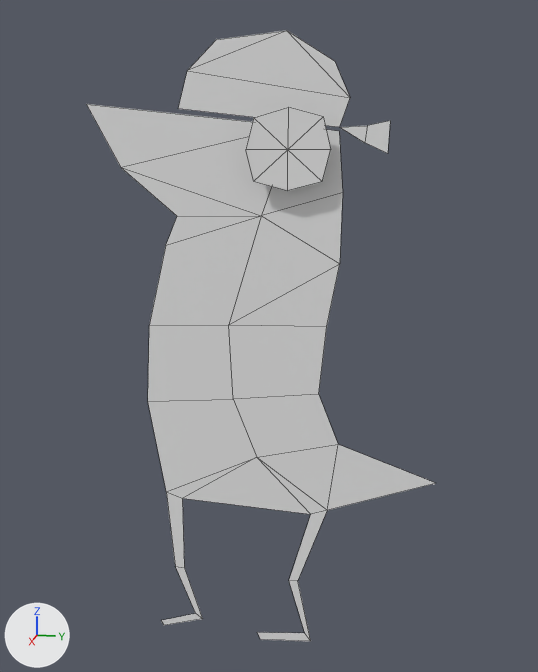
What one commit did to the FBX model Assets/Meshes/Pawn/PlayerPirate.fbx.
Both versions are drawn from a 50 mm camera at (0.472, 0.102, 0.35) aimed at (-0.002, 0.007, 0.232). The axes (+X, +Y, +Z) are drawn at lower left. The lights are the same throughout. Mesh edges are drawn as thin lines. Materials are left out; every surface is plain grey. Where no turn or scale is listed for an object, it has been applied to the vertices.

Names of what the first picture shows: 'Body'.
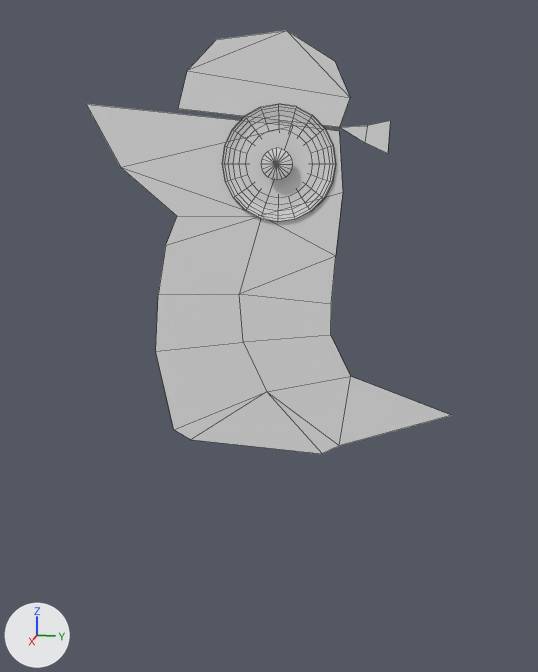
The newer file is also turned or shifted as a whole; pictures and numbers use the older file's frame.

Where the change shows, as pixel boxes [x1, y1, x2, y2] in the pictures (538 x 672 px):
'Body', reshaped (31% shorter): before [87, 30, 435, 641]; after [87, 30, 451, 454]
'Eye', added: after [222, 103, 336, 222]
part 1 of me_mesh, deleted: before [246, 107, 331, 191]
part 2 of me_mesh, cut back: before [148, 399, 435, 641]; after [156, 342, 451, 454]

The change, as a list of edits to the scene's bpy script:
```text
Change me_mesh:
    used by ob_body; location = (0.0, 0.0, 0.0)
    remove me_mesh.from_pydata(...)  # 55 vertices, 38 faces; spans x 0.0..0.01, y -0.113..0.121, z 0.001..0.422
    add me_mesh.from_pydata(...)  # 34 vertices, 24 faces; spans x 0.0, y -0.113..0.129, z 0.151..0.422
    me_mesh part 1: the loose piece of 9 vertices spanning x 0.01, y -0.005..0.048, z 0.327..0.377 is deleted
    me_mesh part 2
    16 vertices are removed from x 0.0, y -0.076..0.049, z 0.001..0.113
    12 faces are deleted
    3 vertices in x 0.0, y -0.001..0.055, z 0.145..0.159 move by (0.0, 0.007, 0.048)
    8 vertices move from x 0.0, y -0.079..0.121, z 0.137..0.282 to x 0.0, y -0.072..0.129, z 0.185..0.287
    4 vertices are added at (0.0, -0.061, 0.161), (0.0, 0.056, 0.158), (0.0, -0.048, 0.154), (0.0, 0.045, 0.151)
    6 new faces join them
Add me_mesh_1:
    me_mesh_1.from_pydata(...)  # 202 vertices, 200 faces; spans x -0.0036..0.0084, y -0.0361..0.0361, z -0.0361..0.0361
Add ob_eye:
    ob_eye = bpy.data.objects.new('Eye', me_mesh_1)
    ob_eye.location = (0.0, 0.0138, 0.3434)
```
